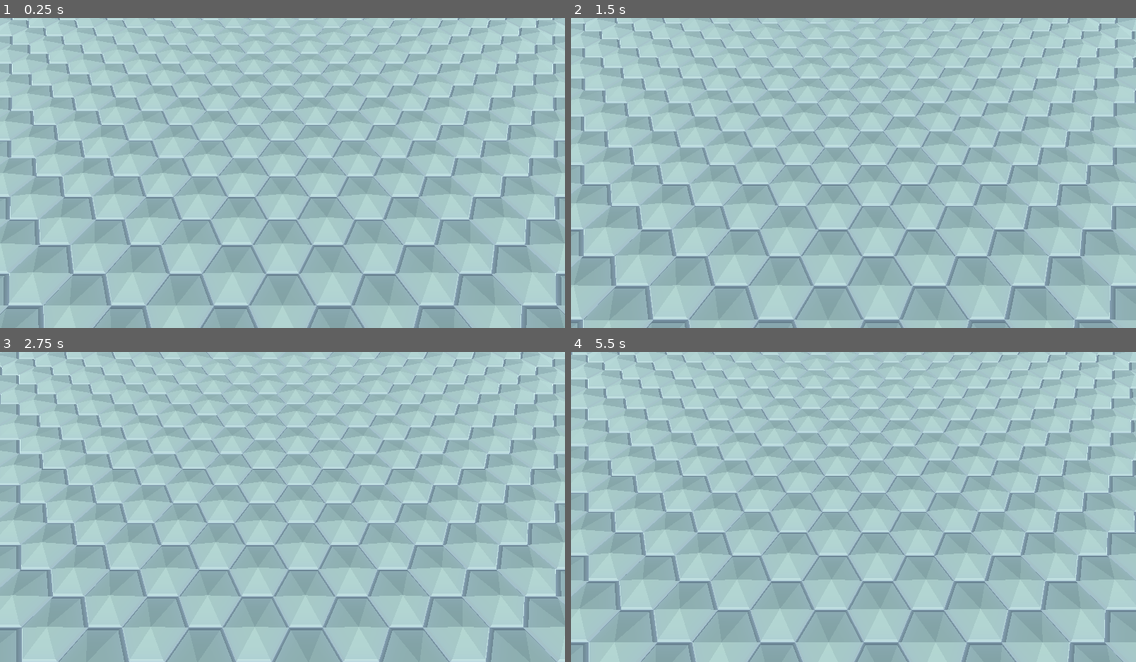
Above: before the commit, frames 1-4 (two rows, left to right).
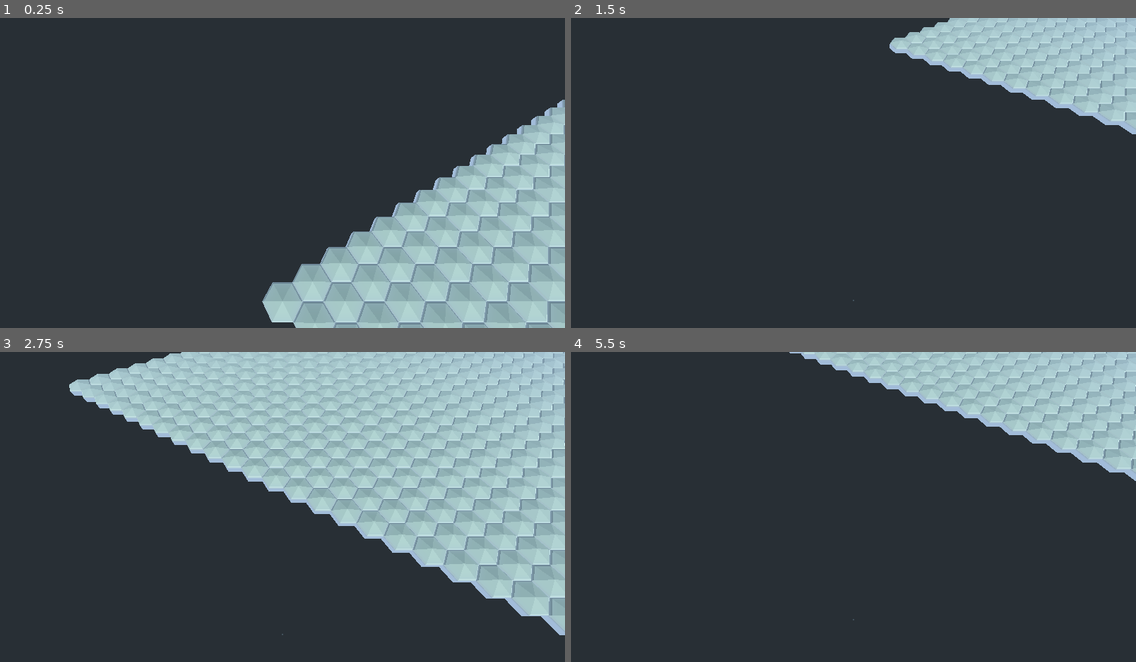
Above: after the commit, the same moments.

Repository: cloudziq/CIVI
Game: Godot game, scene res://data/res/MAP.tscn
The game is run twice, just before and just after one commit, with the same random seed, the same clock (stepped at 60 frames per second) and the same inputs.
Inputs (mouse positions are in pixels of both pictures, inside the frame that each line leads up to):
- Up to frame 1 (0.25 s): no input
- Up to frame 2 (1.5 s): move the mouse to (977, 157) at 0.52 s; hold S (move_D) 0.53-1.28 s; click (977, 157) at 0.67 s; tap A (move_L) at 0.8, 1.35 s; move the mouse to (740, 188) at 1.27 s; click (740, 188) at 1.42 s
- Up to frame 3 (2.75 s): tap D (move_R) at 1.55 s; tap Enter at 2 s; move the mouse to (339, 438) at 2.02 s; hold D (move_R) from 2.03 s (still down); click (339, 438) at 2.17 s; tap W (move_U) at 2.3 s
- Up to frame 4 (5.5 s): move the mouse to (825, 569) at 2.77 s; release D (move_R) at 2.78 s; tap W (move_U) at 2.85 s; click (825, 569) at 2.92 s; tap Mouse wheel up (zoom+) at 3.05 s; move the mouse to (1023, 553) at 3.52 s; hold Mouse wheel up (zoom+) 3.53-4.28 s; click (1023, 553) at 3.67 s; tap Mouse wheel down (zoom-) at 3.8, 4.35 s; move the mouse to (684, 460) at 4.27 s; click (684, 460) at 4.42 s; tap S (move_D) at 4.55 s; move the mouse to (881, 507) at 5.02 s; hold S (move_D) from 5.03 s (still down); click (881, 507) at 5.17 s; tap A (move_L) at 5.3 s

The runs differ from the first frame. In frame 1, 86% of the frame differs, in the area x 0-100%, y 0-100%; in frame 2, 93%; in frame 3, 70%; in frame 4, 91%.

Commit message:
camera moving/zooming/tilting - height based

Diff:
--- a/data/res/Camera.gd
+++ b/data/res/Camera.gd
@@ -1,70 +1,51 @@
-#
-#extends Camera
-#
-#
-#
-#
-#var zoom_speed    := 10.0
-#var move_speed    := 12.0
-#
-#var zoom_speed_iu := 0
-#var move_speed_iu := Vector3()
-#
-#
-#
-#
-#
-#
-#func _input(event) -> void:
-#	if event is InputEventMouseButton:
-#		if event.is_action_pressed("zoom+"):
-#			zoom_speed_iu += zoom_speed
-#		elif event.is_action_pressed("zoom-"):
-#			zoom_speed_iu -= zoom_speed
-#
-#
-#	if Input.is_action_pressed("move_L"):
-#		move_speed_iu.x = -move_speed
-#	elif Input.is_action_pressed("move_R"):
-#		move_speed_iu.x =  move_speed
-#	else:
-#		move_speed_iu.x = 0
-#
-#	if Input.is_action_pressed("move_U"):
-#		move_speed_iu.z = -move_speed
-#	elif Input.is_action_pressed("move_D"):
-#		move_speed_iu.z =  move_speed
-#	else:
-#		move_speed_iu.z = 0
-#
-#
-#
-#
-#
-#
-#func _process(delta) -> void:
-#	if zoom_speed_iu != 0:
-#		translation += transform.basis.z * zoom_speed * delta
-#		zoom_speed_iu = lerp(zoom_speed_iu, 0.0, 0.08)
-#
-#
-#	if move_speed_iu != Vector3():
-#		translation += transform.basis.x * move_speed_iu.x * delta
-#		translation += transform.basis.z * move_speed_iu.z * delta
-#
-
-
 extends Camera
 
 
 
-var h_move        :  Vector3
 
-var zoom_speed    := 10.0
-var move_speed    := 12.0
+var move           :  Vector3
+var move_speed_add := 0.0
+var zoom_speed     := 0.0
+var move_speed     := Vector3()
+var target_angle   := 0.0
 
-var zoom_speed_iu := 0
-var move_speed_iu := Vector3()
+var def_zoom_speed := 26.0
+var def_move_speed := 12.0
+var def_angle      :=  -60
+
+var min_h :=  12
+var max_h :=  42
+var min_a := -80
+var max_a := -40
+
+
+
+
+
+
+func _ready() -> void:
+	cam_mod()
+
+
+
+
+
+
+func _process(delta) -> void:
+	#  Zooming:
+	if zoom_speed != 0:
+		global_translation.y = clamp(global_translation.y + zoom_speed * delta, min_h, max_h)
+		zoom_speed = lerp(zoom_speed, 0.0, .2)
+
+	#  Moving:
+	if move_speed != Vector3():
+		var vector = transform.basis.x * move_speed.x + transform.basis.z * move_speed.z
+		vector.y = 0
+		global_translation += vector.normalized() * move_speed.length() * delta
+
+	#  Tilting:
+	if rotation_degrees.x != target_angle:
+		rotation_degrees.x = lerp(rotation_degrees.x, target_angle, 0.1)
 
 
 
@@ -72,37 +53,35 @@
 
 
 func _input(event) -> void:
+	if Input.is_action_pressed("move_L"):
+		move_speed.x = -def_move_speed - move_speed_add
+	elif Input.is_action_pressed("move_R"):
+		move_speed.x = def_move_speed + move_speed_add
+	else:
+		move_speed.x = 0
+
+	if Input.is_action_pressed("move_U"):
+		move_speed.z = -def_move_speed - move_speed_add
+	elif Input.is_action_pressed("move_D"):
+		move_speed.z = def_move_speed + move_speed_add
+	else:
+		move_speed.z = 0
+
+	#  mouse zoom:
 	if event is InputEventMouseButton:
 		if event.is_action_pressed("zoom+"):
-			zoom_speed_iu -= zoom_speed
+			cam_mod(-def_zoom_speed)
 		elif event.is_action_pressed("zoom-"):
-			zoom_speed_iu += zoom_speed
-
-	if Input.is_action_pressed("move_L"):
-		move_speed_iu.x = -move_speed
-	elif Input.is_action_pressed("move_R"):
-		move_speed_iu.x = move_speed
-	else:
-		move_speed_iu.x = 0
-
-	if Input.is_action_pressed("move_U"):
-		move_speed_iu.z = -move_speed
-	elif Input.is_action_pressed("move_D"):
-		move_speed_iu.z = move_speed
-	else:
-		move_speed_iu.z = 0
+			cam_mod(def_zoom_speed)
 
 
 
 
 
 
-func _process(delta) -> void:
-	if zoom_speed_iu != 0:
-		translation += transform.basis.z * zoom_speed_iu * delta
-		zoom_speed_iu = lerp(zoom_speed_iu, 0.0, 0.08)
+func cam_mod(move_ := 0.0) -> void:
+	zoom_speed += move_
+	zoom_speed = clamp(zoom_speed, -def_zoom_speed, def_zoom_speed)
+	move_speed_add = def_move_speed * (1 + (global_translation.y - min_h) / (max_h - min_h) * 6)
 
-	if move_speed_iu != Vector3():
-		h_move = transform.basis.x * move_speed_iu.x + transform.basis.z * move_speed_iu.z
-		h_move.y = 0
-		translation += h_move * delta
+	target_angle = lerp(min_a, max_a, (global_translation.y - min_h) / (max_h - min_h))
--- a/data/res/MAP.gd
+++ b/data/res/MAP.gd
@@ -8,18 +8,19 @@
 var hex_height  = 1.0
 
 
+var map_data : Array
+
 
 
 
 
 func _ready() -> void:
-#	yield(get_tree().create_timer(1), "timeout")
-
-	for x in range(-20, 30):
-		for y in range(-20, 30):
+	for x in range(0, 40):
+		for y in range(0, 40):
 			hex           = hex_.instance()
 			add_child(hex)
 			hex.translation = hex_to_world(x, y)
+			map_data.append([hex])
 
 
 
--- a/data/res/MAP.tscn
+++ b/data/res/MAP.tscn
@@ -12,10 +12,10 @@
 light_color = Color( 0.886275, 0.886275, 0.792157, 1 )
 
 [node name="Camera" type="Camera" parent="."]
-transform = Transform( 0.5, 0.75, -0.433013, 0, 0.5, 0.866025, 0.866025, -0.433013, 0.25, 0, 15.9, 0 )
+transform = Transform( 0.5, 0.75, -0.433013, 0, 0.5, 0.866025, 0.866025, -0.433013, 0.25, 0, 26.2533, 0 )
 current = true
 fov = 68.0
-far = 80.0
+far = 200.0
 script = ExtResource( 1 )
 
 [node name="WorldEnvironment" type="WorldEnvironment" parent="."]
Not shown, added: shit_archive/6_09_2024_start.jpg.import
